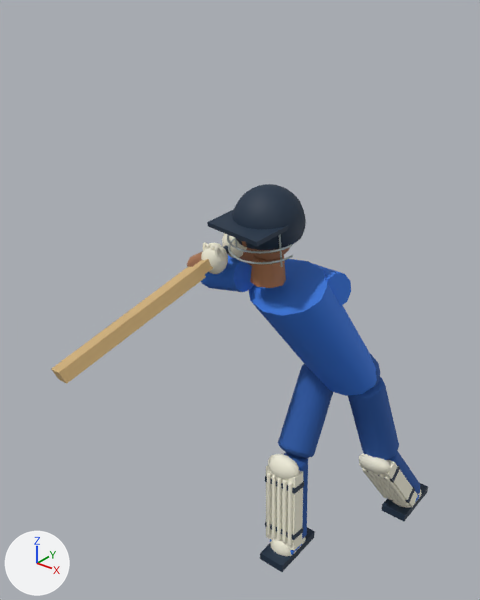
An edit to the glTF model public/assets/fun-cricket-batter.glb, drawn before and after from the same camera.
Both versions are drawn from a 50 mm lens placed at (1.58, -2.6, 2.56), pointed at (-0.02, -0.6, 1.32). The lights are fixed; the arrows at lower left show +X, +Y and +Z. The first picture is the older version. Both versions are drawn at frame 14 of the action 'Lofted_Cover_Drive'; the numbers are the values there.

Script lines for the objects in view, before the commit:
```python
ob_batterpart_000 = bpy.data.objects.new('BatterPart_000', me_mesh_0)
ob_batterpart_000.parent = ob_funcricket_original_articulated_batter
ob_batterpart_000.location = (0.212, -0.33, 1.133)
ob_batterpart_000.rotation_euler = (0.58, -0.112, -0.316)  # degrees (33, -6.4, -18)
ob_batterpart_000.scale = (1.0, 0.65, 1.32)
ob_batterpart_003 = bpy.data.objects.new('BatterPart_003', None)
ob_batterpart_003.parent = ob_funcricket_original_articulated_batter
ob_batterpart_003.location = (0.0831, -0.54, 1.653)
ob_batterpart_003.rotation_euler = (0.148, 0.0223, -0.148)  # degrees (8.5, 1.3, -8.5)
ob_batterpart_013 = bpy.data.objects.new('BatterPart_013', me_mesh_11)
ob_batterpart_013.parent = ob_batterpart_011
ob_batterpart_013.location = (0.0, -0.115, 0.054)
ob_batterpart_018 = bpy.data.objects.new('BatterPart_018', me_mesh_16)
ob_batterpart_018.parent = ob_funcricket_original_articulated_batter
ob_batterpart_018.location = (-0.211, -0.503, 1.375)
ob_batterpart_018.rotation_euler = (0.558, -1.742, -0.656)  # degrees (32, -100, -38)
ob_batterpart_018.scale = (1.0, 1.0, 0.287)
ob_batterpart_020 = bpy.data.objects.new('BatterPart_020', me_mesh_18)
ob_batterpart_020.parent = ob_funcricket_original_articulated_batter
ob_batterpart_020.location = (-0.241, -0.57, 1.428)
ob_batterpart_020.rotation_euler = (0.82, 0.853, 0.39)  # degrees (47, 49, 22)
ob_batterpart_020.scale = (1.0, 1.0, 0.31)
ob_batterpart_021 = bpy.data.objects.new('BatterPart_021', me_mesh_19)
ob_batterpart_021.parent = ob_funcricket_original_articulated_batter
ob_batterpart_021.location = (-0.0253, -0.426, 1.44)
ob_batterpart_021.rotation_euler = (0.832, -0.398, -0.178)  # degrees (48, -23, -10)
ob_batterpart_021.scale = (1.0, 1.0, 0.31)
ob_batterpart_022 = bpy.data.objects.new('BatterPart_022', me_mesh_20)
ob_batterpart_022.parent = ob_funcricket_original_articulated_batter
ob_batterpart_022.location = (-0.156, -0.508, 1.383)
ob_batterpart_022.rotation_euler = (0.558, -1.742, -0.656)  # degrees (32, -100, -38)
ob_batterpart_022.scale = (1.0, 1.0, 0.208)
ob_batterpart_023 = bpy.data.objects.new('BatterPart_023', me_mesh_21)
ob_batterpart_023.parent = ob_funcricket_original_articulated_batter
ob_batterpart_023.location = (0.243, -0.373, 1.377)
ob_batterpart_023.rotation_euler = (0.975, -1.929, -1.305)  # degrees (56, -111, -75)
ob_batterpart_023.scale = (1.0, 1.0, 0.208)
ob_batterpart_042 = bpy.data.objects.new('BatterPart_042', None)
ob_batterpart_042.parent = ob_funcricket_original_articulated_batter
ob_batterpart_042.location = (-0.113, -0.652, 1.504)
# also in view: 'BatterPart_012' at (0.08, -0.54, 1.72); 'BatterPart_024' at (0.18, -0.34, 0.7); 'BatterPart_069' at (-0.19, -1.06, 1.35); 'BatterPart_025' at (0.44, -0.15, 0.66); 'BatterPart_002' at (0.08, -0.54, 1.47)
```
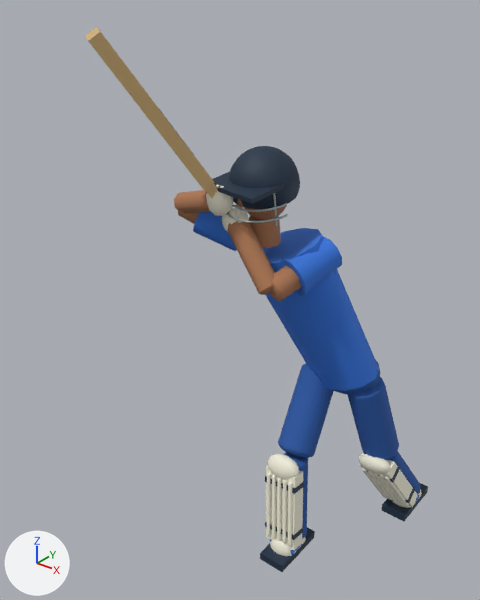
ob_batterpart_003 is not drawn itself; it is the parent of ob_batterpart_004, ob_batterpart_005, ob_batterpart_006, ob_batterpart_007, ob_batterpart_008, ob_batterpart_009, ob_batterpart_010, ob_batterpart_011.
ob_batterpart_042 is not drawn itself; it is the parent of ob_batterpart_043, ob_batterpart_044, ob_batterpart_045, ob_batterpart_046, ob_batterpart_047.
ob_batterpart_062 is not drawn itself; it is the parent of ob_batterpart_063, ob_batterpart_064, ob_batterpart_065, ob_batterpart_066, ob_batterpart_067.
ob_batterpart_068 is not drawn itself; it is the parent of ob_batterpart_069, ob_batterpart_070, ob_batterpart_071, ob_batterpart_072, ob_batterpart_073.

Edits to the bpy script that builds the scene:
```text
Change ob_batterpart_000:
    ob_batterpart_000.location: (0.212, -0.33, 1.133) -> (0.162, -0.28, 1.193)
    ob_batterpart_000.rotation_euler: (0.58, -0.112, -0.316) -> (0.353, -0.321, -0.268)  # degrees (33, -6.4, -18) -> degrees (20, -18, -15)
    ob_batterpart_000.scale: (1.0, 0.65, 1.32) -> (1.0, 0.65, 1.54)
Change ob_batterpart_003:
    ob_batterpart_003.location: (0.0831, -0.54, 1.653) -> (-0.0169, -0.44, 1.773)
Change ob_batterpart_018:
    ob_batterpart_018.location: (-0.211, -0.503, 1.375) -> (-0.295, -0.453, 1.582)
    ob_batterpart_018.rotation_euler: (0.558, -1.742, -0.656) -> (0.661, -1.037, -0.387)  # degrees (32, -100, -38) -> degrees (38, -59, -22)
Change ob_batterpart_020:
    ob_batterpart_020.location: (-0.241, -0.57, 1.428) -> (-0.278, -0.553, 1.695)
    ob_batterpart_020.rotation_euler: (0.82, 0.853, 0.39) -> (0.8, 1.146, 0.533)  # degrees (47, 49, 22) -> degrees (46, 66, 31)
Change ob_batterpart_021:
    ob_batterpart_021.location: (-0.0253, -0.426, 1.44) -> (0.0261, -0.571, 1.527)
    ob_batterpart_021.rotation_euler: (0.832, -0.398, -0.178) -> (-0.241, -0.762, 0.0969)  # degrees (48, -23, -10) -> degrees (-14, -44, 5.6)
Change ob_batterpart_022:
    ob_batterpart_022.location: (-0.156, -0.508, 1.383) -> (-0.247, -0.436, 1.559)
    ob_batterpart_022.rotation_euler: (0.558, -1.742, -0.656) -> (0.661, -1.037, -0.387)  # degrees (32, -100, -38) -> degrees (38, -59, -22)
Change ob_batterpart_023:
    ob_batterpart_023.location: (0.243, -0.373, 1.377) -> (0.211, -0.409, 1.482)
    ob_batterpart_023.rotation_euler: (0.975, -1.929, -1.305) -> (1.943, -0.319, -0.463)  # degrees (56, -111, -75) -> degrees (111, -18, -27)
Change ob_batterpart_042:
    ob_batterpart_042.location: (-0.113, -0.652, 1.504) -> (-0.123, -0.604, 1.744)
Change ob_batterpart_062:
    ob_batterpart_062.location: (-0.0912, -0.542, 1.546) -> (-0.0912, -0.542, 1.646)
Change ob_batterpart_068:
    ob_batterpart_068.location: (-0.194, -1.061, 1.349) -> (-0.242, -0.833, 2.106)
    ob_batterpart_068.rotation_euler: (-1.189, -0.358, -0.335) -> (-0.616, -3.068, -0.581)  # degrees (-68, -21, -19) -> degrees (-35, -176, -33)
```

Changed parts and their boxes [x1, y1, x2, y2] in the pictures (480 x 600 px):
'BatterPart_000', moved, turned, rescaled
    before: [249, 259, 377, 396]
    after: [263, 228, 380, 391]
'BatterPart_069', moved, turned
    before: [51, 266, 206, 384]
    after: [85, 27, 214, 190]
'BatterPart_012', moved
    before: [233, 184, 306, 250]
    after: [229, 146, 300, 209]
'BatterPart_023', moved, turned
    before: [314, 264, 351, 306]
    after: [282, 237, 342, 296]
'BatterPart_022', moved, turned
    before: [201, 254, 254, 292]
    after: [193, 212, 237, 251]
'BatterPart_013', moved
    before: [207, 209, 289, 247]
    after: [212, 172, 283, 204]
'BatterPart_021', moved, turned (mostly hidden before)
    before: [239, 247, 254, 266]
    after: [227, 221, 275, 295]
'BatterPart_043', moved
    before: [201, 243, 228, 274]
    after: [206, 191, 233, 216]
'BatterPart_020', moved, turned (mostly hidden before)
    before: [187, 251, 203, 267]
    after: [174, 190, 211, 213]
'BatterPart_004', moved
    before: [249, 247, 290, 260]
    after: [244, 205, 287, 220]
'BatterPart_063', moved
    before: [222, 234, 247, 258]
    after: [222, 205, 248, 232]
'BatterPart_015', moved
    before: [228, 238, 293, 264]
    after: [227, 213, 288, 223]
'BatterPart_014', moved
    before: [227, 235, 293, 254]
    after: [230, 203, 288, 212]
'BatterPart_071', moved, turned
    before: [193, 259, 213, 275]
    after: [206, 183, 218, 199]
'BatterPart_018', moved, turned (not visible before)
    after: [178, 210, 200, 224]
'BatterPart_017', moved
    before: [279, 235, 283, 267]
    after: [273, 193, 277, 226]
'BatterPart_047', moved
    before: [215, 246, 220, 257]
    after: [220, 186, 224, 197]
'BatterPart_005', moved
    before: [242, 241, 247, 247]
    after: [238, 199, 243, 207]
'BatterPart_067', moved (not visible before)
    after: [236, 207, 241, 218]
'BatterPart_070', moved, turned (not visible afterwards)
    before: [223, 245, 229, 254]
'BatterPart_044', moved (not visible afterwards)
    before: [203, 242, 207, 252]
'BatterPart_046', moved (not visible afterwards)
    before: [211, 245, 215, 251]
'BatterPart_072', moved, turned (not visible before)
    after: [159, 109, 192, 152]
'BatterPart_045', moved (not visible afterwards)
    before: [207, 244, 211, 249]
'BatterPart_016', moved (not visible afterwards)
    before: [235, 238, 238, 247]
'BatterPart_066', moved (not visible before)
    after: [232, 206, 236, 212]
